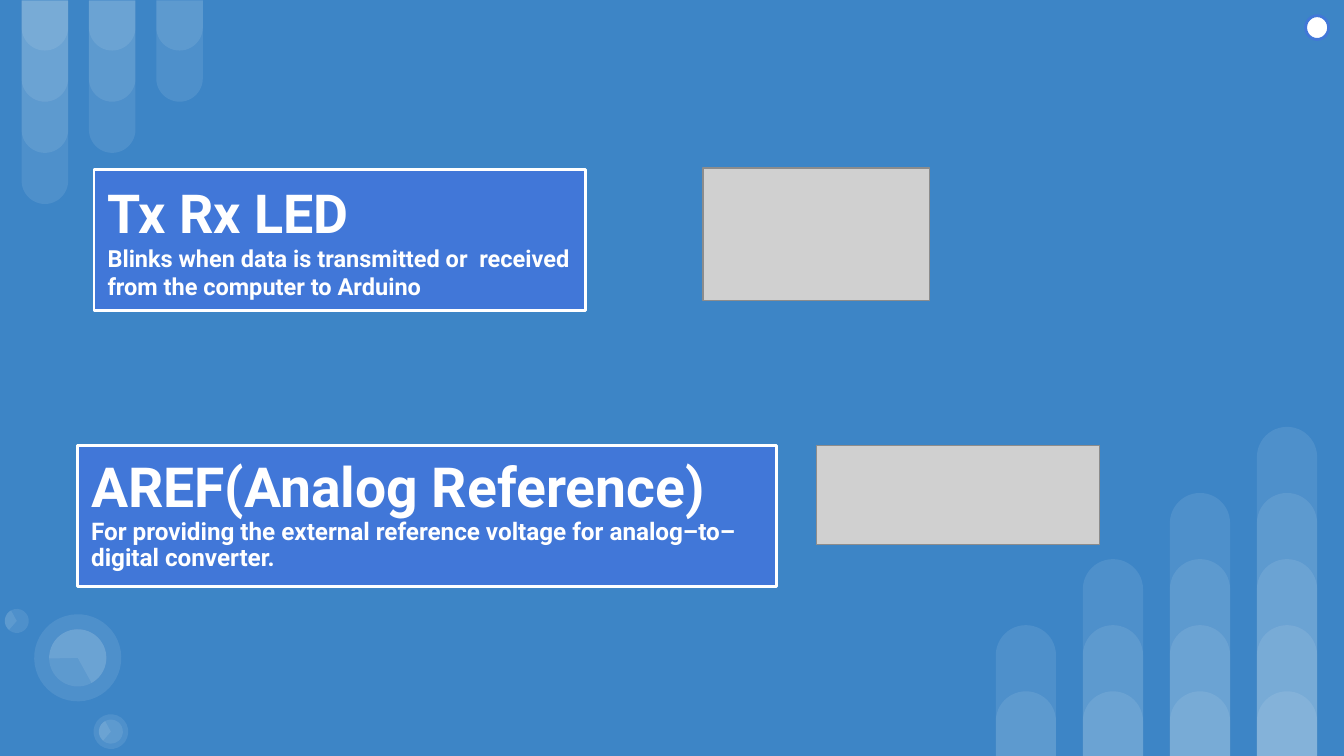
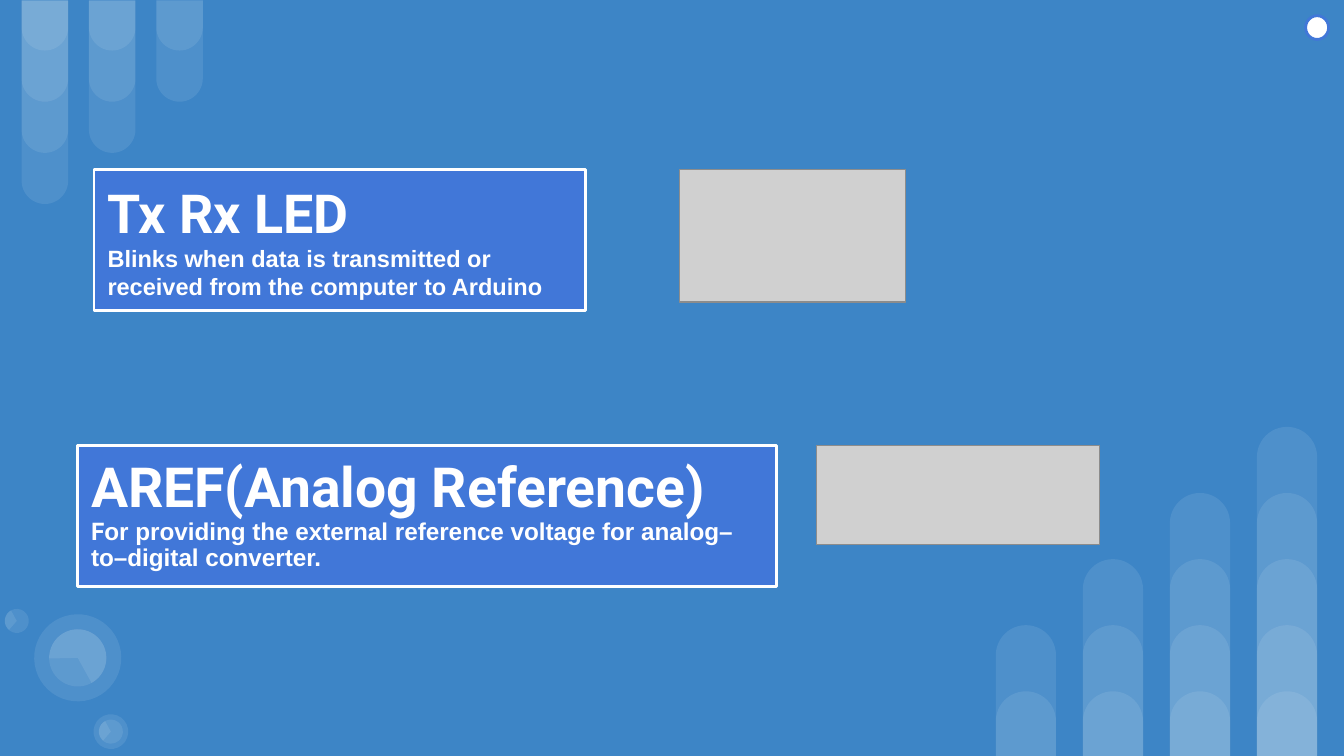
Before and after one commit to sajinamatya/Fake_news-classification, a slide deck: slide 7 of New.pptx. Drawn at 1344x756 pixels with LibreOffice and Linux fonts; fonts in the diff are those of the drawing; grey boxes stand for pictures. Boxes give left, top, right and bottom in pixels: in the first picture for what was removed or moved away, otherwise in the second. Text is boxed around its words. In the diff, an @@ line names an element or a change of style, - is before the commit and + after.

```diff
--- a/New.pptx
+++ b/New.pptx
@@ title "Tx Rx LED Blinks when ..." at (94, 169, 586, 310): font Roboto to Arial in "Blinks when data is transmitted or received ..." @@
@@ picture: place and size @@
-picture at (703, 168, 929, 301)
+picture at (679, 169, 905, 302)
@@ text in rectangle at (91, 522, 732, 571): font Roboto to Arial in "For providing the external reference voltage for ..." @@
```
Also in this commit, not shown: 12 other slides changed.
